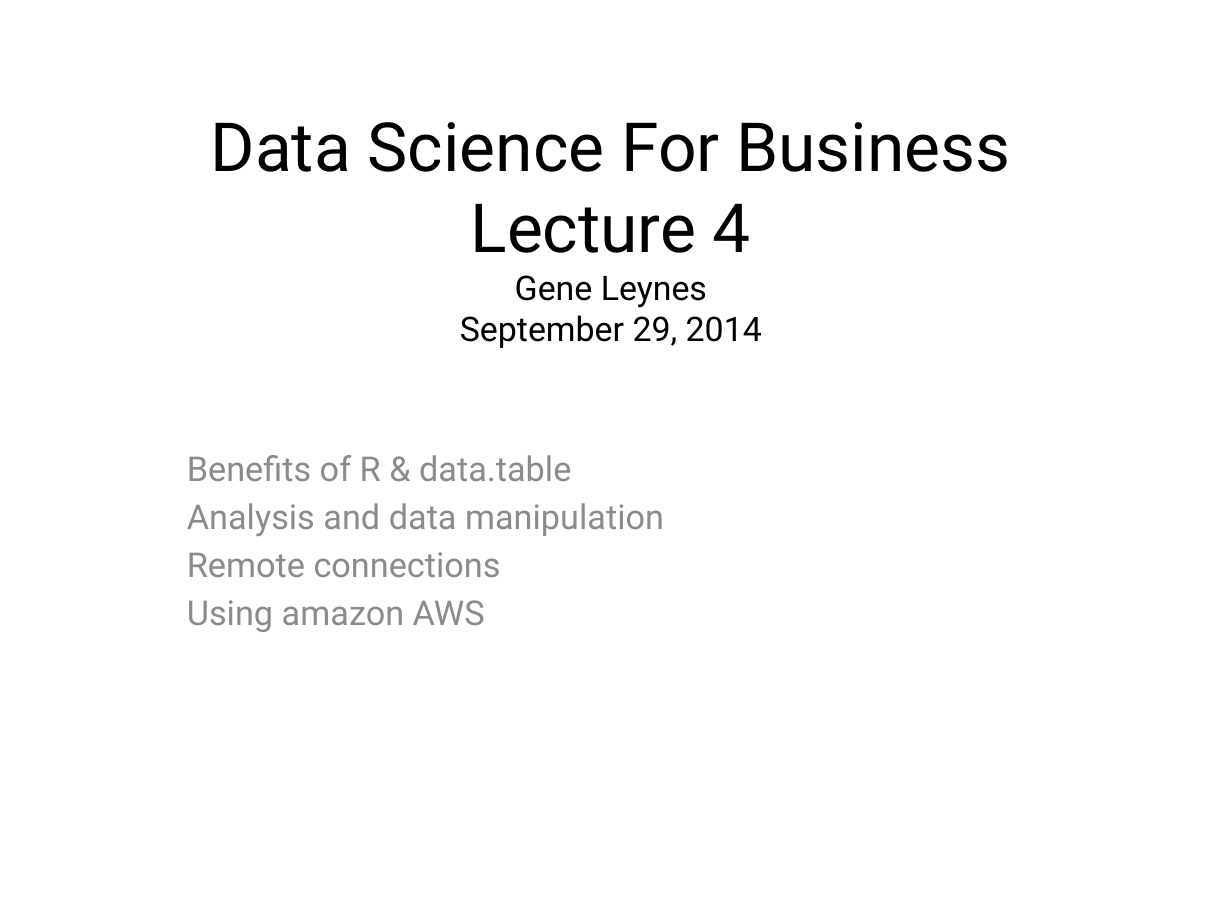
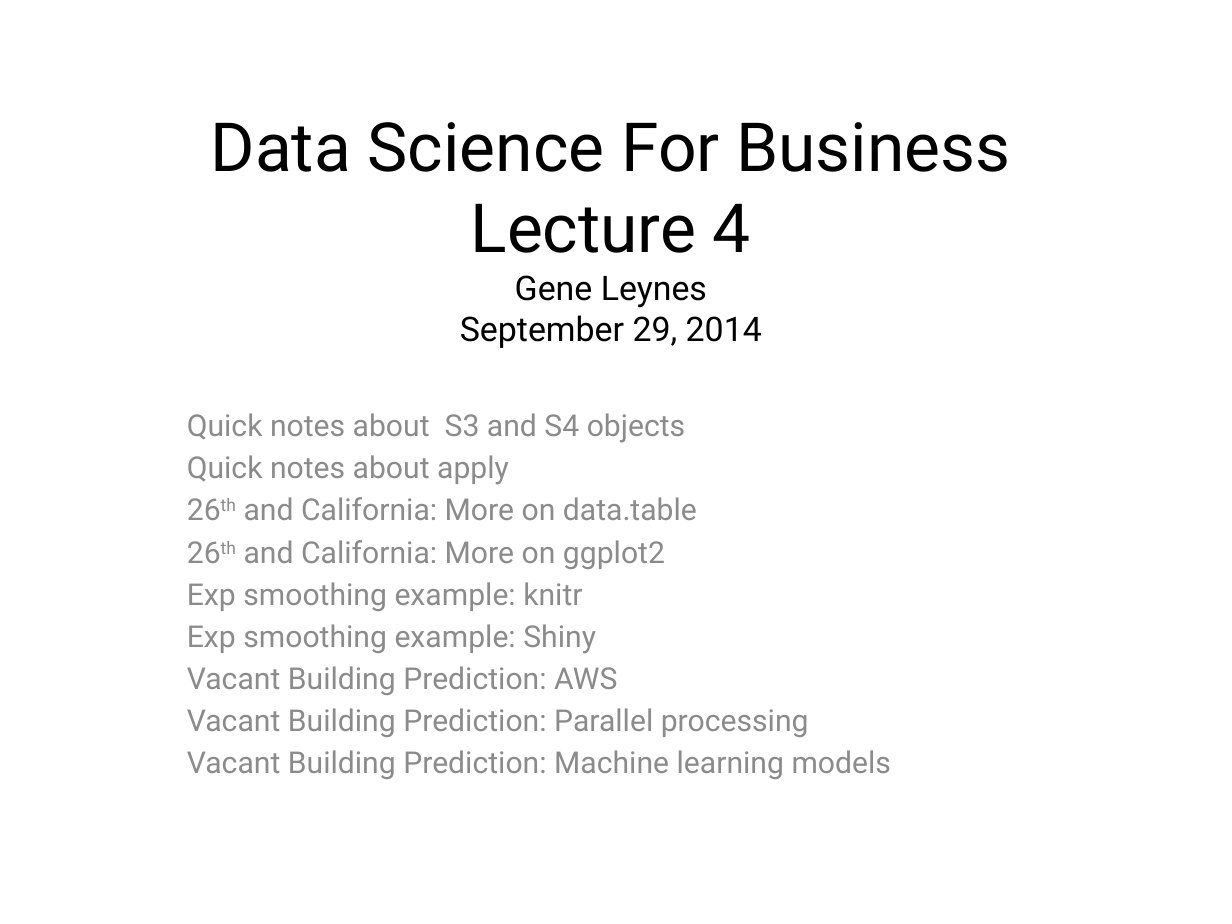
Before and after one commit to geneorama/DataScienceForBusiness, a slide deck: slide 1 of Lec4/Lecture_4.pptx. Drawn at 1232x924 pixels with LibreOffice and Linux fonts; fonts in the diff are those of the drawing; background and template pictures are left out. Boxes give left, top, right and bottom in pixels: in the first picture for what was removed or moved away, otherwise in the second. Text is boxed around its words. In the diff, an @@ line names an element or a change of style, - is before the commit and + after.

```diff
--- a/Lec4/Lecture_4.pptx
+++ b/Lec4/Lecture_4.pptx
@@ subtitle at (x1=187, y1=413, x2=891, y2=779): text changed; size 20 to 17.6 pt @@
-Benefits of R & data.table
-Analysis and data manipulation
-Remote connections
-Using amazon AWS
+Quick notes about S3 and S4 objects
+Quick notes about apply
+26th and California: More on data.table
+26th and California: More on ggplot2
+Exp smoothing example: knitr
+Exp smoothing example: Shiny
+Vacant Building Prediction: AWS
+Vacant Building Prediction: Parallel processing
+Vacant Building Prediction: Machine learning models
```
Also in this commit, not shown: 5 slides added, 5 slides removed, 13 other files.
